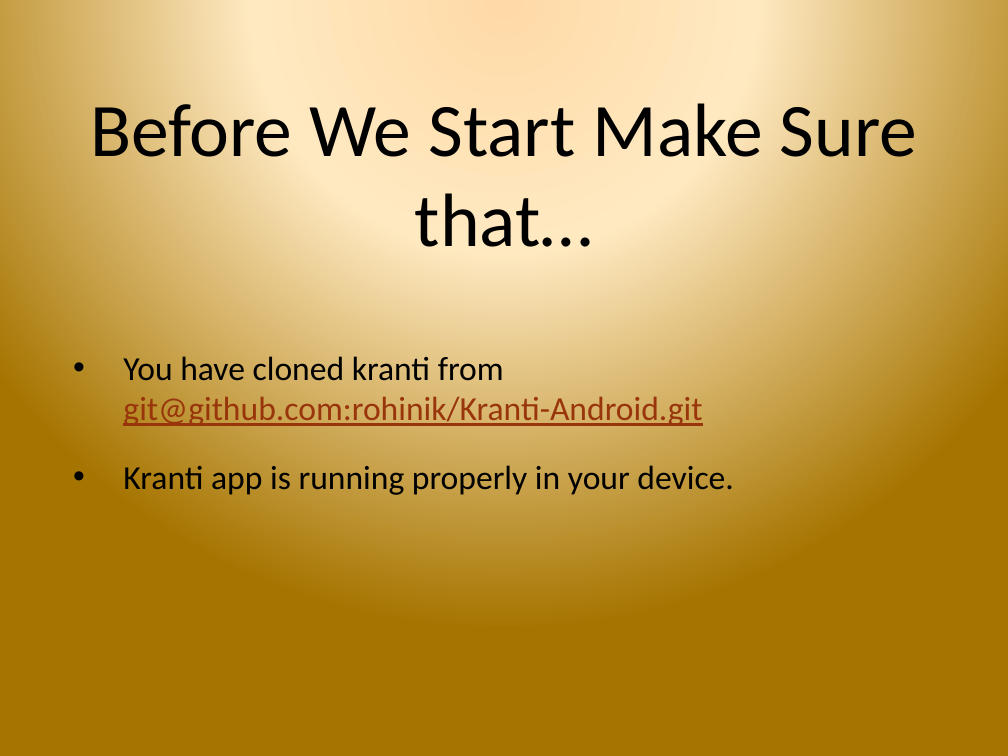
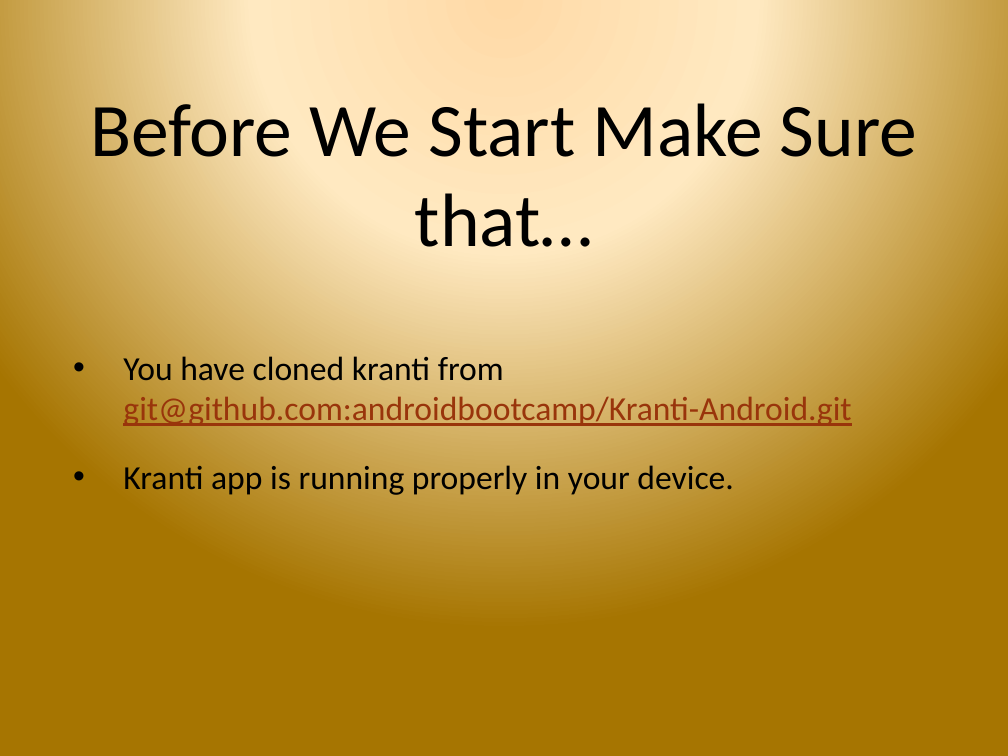
Before and after one commit to androidbootcamp/Course-Material, a slide deck: slide 1 of Day 2/day_2.pptx. Drawn at 1008x756 pixels with LibreOffice and Linux fonts; fonts in the diff are those of the drawing; background and template pictures are left out. Boxes give left, top, right and bottom in pixels: in the first picture for what was removed or moved away, otherwise in the second. Text is boxed around its words. In the diff, an @@ line names an element or a change of style, - is before the commit and + after.

```diff
--- a/Day 2/day_2.pptx
+++ b/Day 2/day_2.pptx
@@ text at (x1=123, y1=356, x2=851, y2=429): text changed @@
-• You have cloned kranti from git@github.com:rohinik/Kranti-Android.git
+• You have cloned kranti from git@github.com:androidbootcamp/Kranti-Android.git
```
Also in this commit, not shown: 6 other files.
